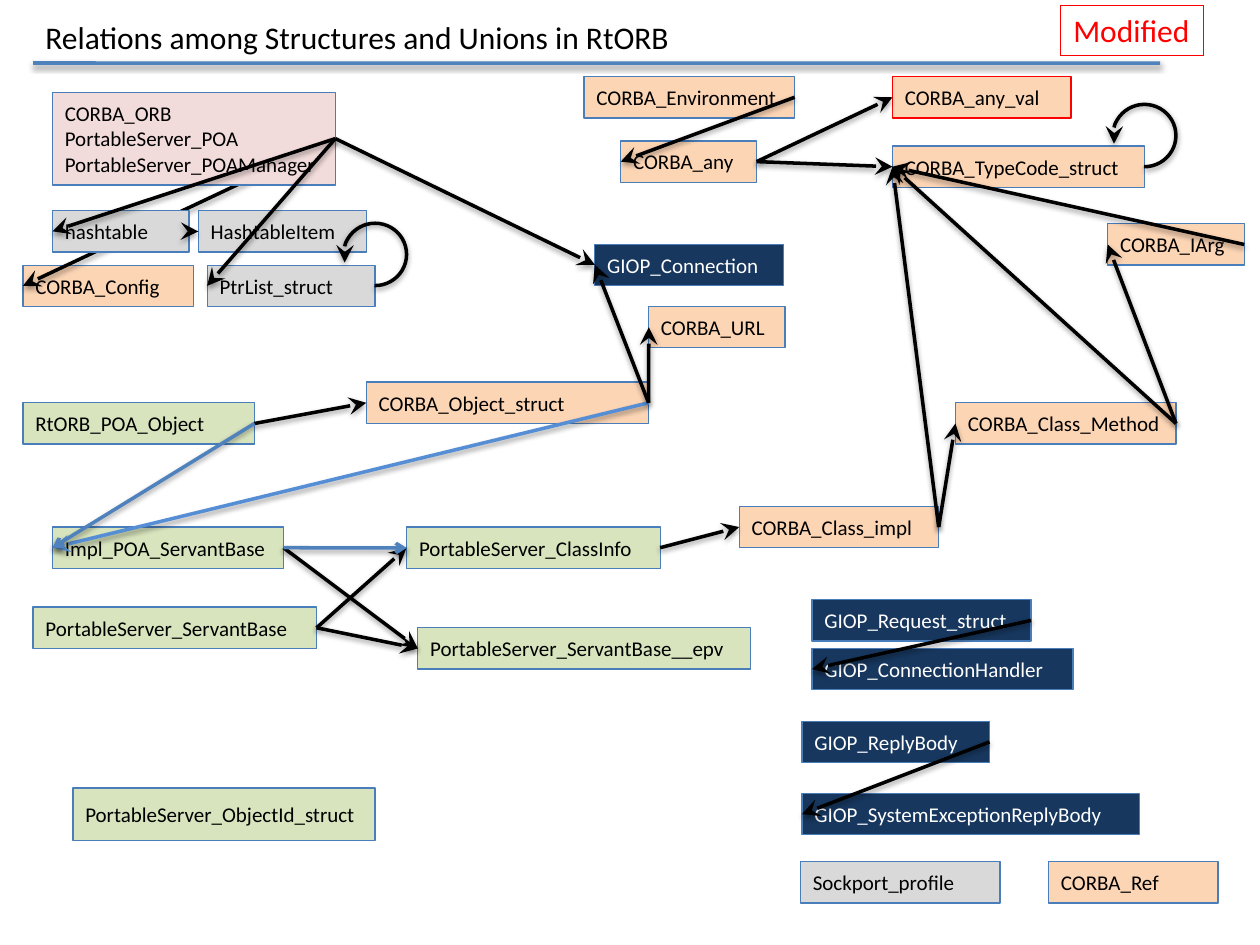
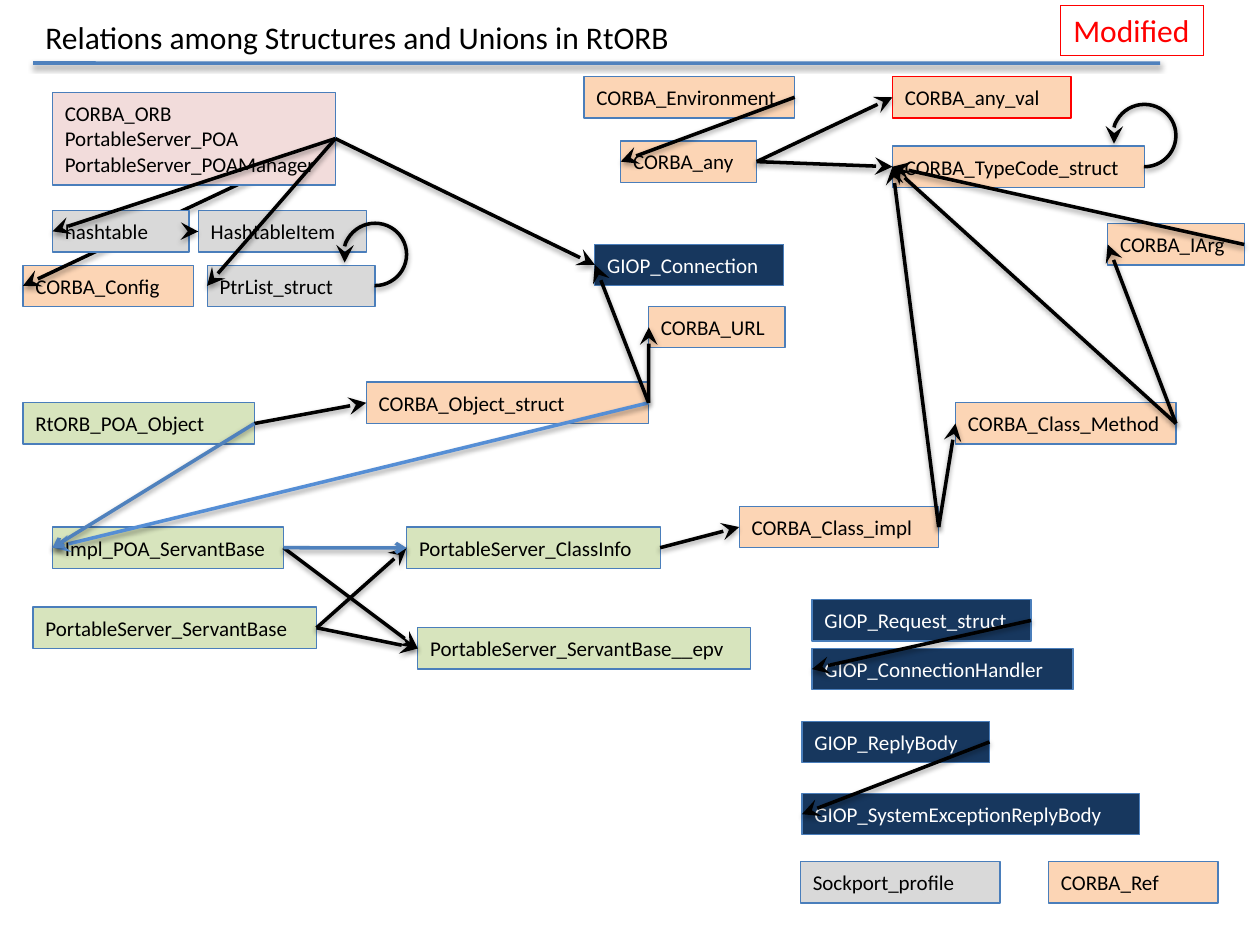
Before and after one commit to haraisao/OpenRTM-aist-C, a slide deck: slide 7 of doc/RtORB-struct-defs2.pptx. Drawn at 1260x945 pixels with LibreOffice and Linux fonts; fonts in the diff are those of the drawing. Boxes give left, top, right and bottom in pixels: in the first picture for what was removed or moved away, otherwise in the second. Text is boxed around its words. In the diff, an @@ line names an element or a change of style, - is before the commit and + after.

```diff
--- a/doc/RtORB-struct-defs2.pptx
+++ b/doc/RtORB-struct-defs2.pptx
@@ rectangle removed at bbox=[73, 789, 375, 840] @@
-PortableServer_ObjectId_struct
```
Also in this commit, not shown: 1 other slide changed, 2 slides added, 18 other files.
